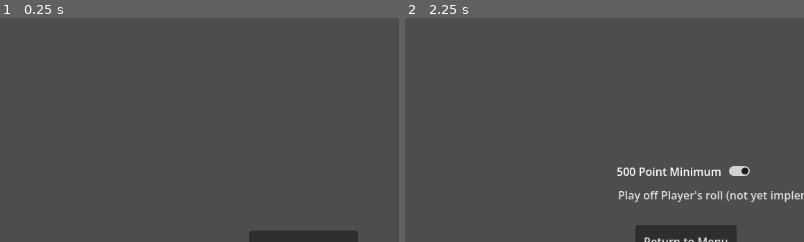
Above: before the commit, frames 1-2 (left to right).
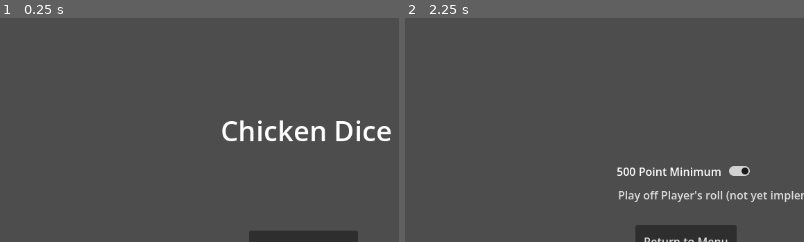
Above: after the commit, the same moments.

Repository: alanmiller41/Chicken-Dice
Game: Godot game, scene res://main_menu.tscn
Two runs of this game, one before a commit and one after it. Both use one fixed random seed, a clock stepped at 60 frames per second and the inputs below.
Inputs:
- Up to frame 1 (0.25 s): no input
- Up to frame 2 (2.25 s): click "+" at 0.5 s; click "-" at 1.25 s; click "Options" at 2 s
The pictures show only the part of the screen within x 13-63%, y 9-59%; the shares and areas given below are measured in that part.

The runs differ from the first frame. In frame 1, 1.6% of the frame differs, in the area x 55-98%, y 45-55%; in frame 2, nothing differs.

Commit message:
Player can now play off previous player roll, but dice are not resetting properly between turns.:

Diff:
--- a/Main Menu.gd
+++ b/Main Menu.gd
@@ -1,12 +1,11 @@
 extends Node2D
 
-#var player_count = 1
 var player_count_label
 
 # Called when the node enters the scene tree for the first time.
 func _ready():
 	player_count_label = $ButtonManager/PlayerCountLabel
-
+	player_count_label.text = "Players: %d" % Global.player_count
 
 # Called every frame. 'delta' is the elapsed time since the previous frame.
 func _process(delta):
--- a/Player.gd
+++ b/Player.gd
@@ -1,20 +1,27 @@
 extends Node2D
+
+class_name Player
 
 var score = 0
 var is_players_turn = false
 
 var player_number = 1
 
-var held_dice = []
+var held_dice: Array[Die] = []
 var already_counted_dice_indices = []
 var turn_value = 0
 var roll_value = 0
+
+var roll_count_this_turn = 0
+
+var score_to_steal = 0
 
 signal _on_roll_score_changed
 signal display_player_message
 signal on_total_score_changed
 signal toggle_roll_button
 signal toggle_end_turn_button
+signal toggle_steal_button
 signal hot_dice
 
 signal start_player_turn
@@ -28,15 +35,19 @@
 func _process(delta):
 	pass
 
-func start_turn():
+func start_turn(starting_score: int):
+	if !Global.steals_enabled:
+		score_to_steal = 0
+	else:
+		score_to_steal = starting_score
 	is_players_turn = true
-	_on_roll_score_changed.emit(0)
+	_on_roll_score_changed.emit(starting_score)
 	start_player_turn.emit(player_number)
 
 func end_turn():
-	#TODO pass turn to next player
 	is_players_turn = false
-	end_player_turn.emit(player_number)
+	end_player_turn.emit(player_number, turn_value)
+	roll_count_this_turn = 0
 	turn_value = 0
 
 func determine_roll_value(dice):
@@ -228,6 +239,7 @@
 func _on_roll_button_pressed():
 	# TODO unhold any dice that aren't a part of the score
 	turn_value += roll_value
+	roll_count_this_turn += 1
 	toggle_roll_button.emit(false)
 	held_dice = []
 
@@ -235,7 +247,14 @@
 func _on_end_turn_button_pressed():
 	turn_value += roll_value
 	score += turn_value
-	turn_value = 0
-	on_total_score_changed.emit(player_number, score)
+	on_total_score_changed.emit(player_number, turn_value)
 	toggle_roll_button.emit(true)
+	if Global.steals_enabled:
+		if held_dice.size() < 6:
+			toggle_steal_button.emit(true)
 	end_turn()
+
+func _on_steal_button_pressed():
+	turn_value += score_to_steal
+	roll_count_this_turn += 1
+	toggle_roll_button.emit(false)
--- a/PlayerManager.gd
+++ b/PlayerManager.gd
@@ -1,6 +1,6 @@
 extends Node
 
-var Players = []
+var Players: Array[Player] = []
 var dice
 var UI
 
@@ -13,6 +13,7 @@
 
 	for i in range(Global.player_count):
 		var player = player_scene.instantiate()
+
 		player.player_number = i+1
 
 		add_child(player)
@@ -20,23 +21,22 @@
 
 	# Set first player turn
 	connect_player_signals(0)
-	Players[0].start_turn()
-
+	Players[0].start_turn(0)
 
 # Called every frame. 'delta' is the elapsed time since the previous frame.
 func _process(delta):
 	pass
 
 
-func _on_end_player_turn(player_num):
+func _on_end_player_turn(player_num: int, score_to_steal: int):
 	disconnect_player_signals(player_num-1)
 	print("player turn ended")
 	if player_num >= Global.player_count:
 		connect_player_signals(0)
-		Players[0].start_turn()
+		Players[0].start_turn(score_to_steal)
 	else:
 		connect_player_signals(player_num)
-		Players[player_num].start_turn()
+		Players[player_num].start_turn(score_to_steal)
 
 # This connects and disconnects all signals to player objects as they start and end
 # their turns.  If you add a signal from or to Player.tscn you must add it to these methods
@@ -51,6 +51,7 @@
 	Players[player_num].toggle_roll_button.connect(UI._on_player_toggle_roll_button)
 	Players[player_num].hot_dice.connect(dice._on_player_hot_dice)
 	Players[player_num].toggle_end_turn_button.connect(UI._on_player_toggle_end_turn_button)
+	Players[player_num].toggle_steal_button.connect(UI._on_player_toggle_steal_button)
 
 	# Connect external signals to player
 	dice.on_die_held.connect(Players[player_num]._on_die_held)
@@ -59,6 +60,7 @@
 
 	UI.on_roll_button_pressed.connect(Players[player_num]._on_roll_button_pressed)
 	UI.on_end_turn_button_pressed.connect(Players[player_num]._on_end_turn_button_pressed)
+	UI.on_steal_button_pressed.connect(Players[player_num]._on_steal_button_pressed)
 
 func disconnect_player_signals(player_num):
 	Players[player_num].start_player_turn.disconnect(UI._on_start_player_turn)
@@ -70,6 +72,7 @@
 	Players[player_num].toggle_roll_button.disconnect(UI._on_player_toggle_roll_button)
 	Players[player_num].hot_dice.disconnect(dice._on_player_hot_dice)
 	Players[player_num].toggle_end_turn_button.disconnect(UI._on_player_toggle_end_turn_button)
+	Players[player_num].toggle_steal_button.disconnect(UI._on_player_toggle_steal_button)
 
 	# Connect external signals to player
 	dice.on_die_held.disconnect(Players[player_num]._on_die_held)
@@ -78,3 +81,4 @@
 
 	UI.on_roll_button_pressed.disconnect(Players[player_num]._on_roll_button_pressed)
 	UI.on_end_turn_button_pressed.disconnect(Players[player_num]._on_end_turn_button_pressed)
+	UI.on_steal_button_pressed.disconnect(Players[player_num]._on_steal_button_pressed)
--- a/dice.gd
+++ b/dice.gd
@@ -1,6 +1,6 @@
 extends Node2D
 
-var dice = []
+var dice: Array[Die] = []
 
 @export var debug_roll_values = []
 @export var debug_rolls = false
@@ -28,13 +28,23 @@
 func _process(delta):
 	pass
 
+func roll_dice():
+	for die in dice:
+		if die.hot_dice:
+			die.end_hot_dice()
+		if die.held:
+			die.permahold()
+		else:
+			die.roll()
+			die.enable_collision()
+		$RollTimer.start()
+
 func reset_dice(dice):
 	for die in dice:
 		die.rolled = false
 
 # Pass held die to player for scoring
 func die_held(die):
-	print("Held dice value ", die.value)
 	on_die_held.emit(die)
 
 # Remove released die from player for scoring
@@ -43,16 +53,10 @@
 
 
 func on_roll_button_pressed():
-	for die in dice:
-		if die.hot_dice:
-			die.end_hot_dice()
-		if die.held:
-			die.permahold()
-		else:
-			die.roll()
-		die.enable_collision()
-	$RollTimer.start()
+	roll_dice()
 
+func _on_ui_steal_button_pressed():
+	roll_dice()
 
 func _on_roll_timer_timeout():
 	var rolled_dice = []
@@ -75,6 +79,8 @@
 
 func _on_end_turn_button_pressed():
 	for die in dice:
-		die.end_hot_dice()
-		die.reset()
+		if die.hot_dice:
+			die.end_hot_dice()
+		if !Global.steals_enabled:
+			die.reset()
 		die.disable_collision()
--- a/die.gd
+++ b/die.gd
@@ -1,4 +1,6 @@
 extends Node2D
+
+class_name Die
 
 var normal_dice_sprites = [preload("res://Sprites/Dice/dice_1_dragging.png"),
 preload("res://Sprites/Dice/dice_2_dragging.png"),
--- a/level.tscn
+++ b/level.tscn
@@ -1,15 +1,15 @@
-[gd_scene format=3 uid="uid://cxv5mu74wwy83"]
+[gd_scene load_steps=6 format=3 uid="uid://cxv5mu74wwy83"]
 
 [ext_resource type="Texture2D" uid="uid://bmhaxa3mc2nvo" path="res://Sprites/dice_background.png" id="1_2fvvi"]
-[ext_resource type="Script" uid="uid://xf6mbaduby88" path="res://level.gd" id="1_il1h7"]
+[ext_resource type="Script" path="res://level.gd" id="1_il1h7"]
 [ext_resource type="PackedScene" uid="uid://bxho6ml6rk0ij" path="res://dice.tscn" id="2_a751q"]
 [ext_resource type="PackedScene" uid="uid://caixqdfj4laq4" path="res://ui.tscn" id="3_dh5fm"]
-[ext_resource type="Script" uid="uid://bleag615ls6x5" path="res://PlayerManager.gd" id="5_uqf6y"]
+[ext_resource type="Script" path="res://PlayerManager.gd" id="5_uqf6y"]
 
-[node name="Level" type="Node2D" unique_id=886719251]
+[node name="Level" type="Node2D"]
 script = ExtResource("1_il1h7")
 
-[node name="Sprite2D" type="Sprite2D" parent="." unique_id=1980724210]
+[node name="Sprite2D" type="Sprite2D" parent="."]
 texture_repeat = 2
 position = Vector2(576, 326)
 scale = Vector2(5, 4)
@@ -17,12 +17,13 @@
 region_enabled = true
 region_rect = Rect2(0, 0, 238, 162)
 
-[node name="Dice" parent="." unique_id=640177540 instance=ExtResource("2_a751q")]
+[node name="Dice" parent="." instance=ExtResource("2_a751q")]
 
-[node name="UI" parent="." unique_id=1845793517 instance=ExtResource("3_dh5fm")]
+[node name="UI" parent="." instance=ExtResource("3_dh5fm")]
 
-[node name="PlayerManager" type="Node" parent="." unique_id=802544231]
+[node name="PlayerManager" type="Node" parent="."]
 script = ExtResource("5_uqf6y")
 
 [connection signal="on_end_turn_button_pressed" from="UI" to="Dice" method="_on_end_turn_button_pressed"]
 [connection signal="on_roll_button_pressed" from="UI" to="Dice" method="on_roll_button_pressed"]
+[connection signal="on_steal_button_pressed" from="UI" to="Dice" method="_on_ui_steal_button_pressed"]
--- a/main_menu.tscn
+++ b/main_menu.tscn
@@ -1,17 +1,17 @@
-[gd_scene format=3 uid="uid://duoh68pwphxjb"]
+[gd_scene load_steps=2 format=3 uid="uid://duoh68pwphxjb"]
 
-[ext_resource type="Script" uid="uid://bjrpu4ofwog4m" path="res://Main Menu.gd" id="1_uce4c"]
+[ext_resource type="Script" path="res://Main Menu.gd" id="1_uce4c"]
 
-[node name="MainMenu" type="Node2D" unique_id=1942464263]
+[node name="MainMenu" type="Node2D"]
 script = ExtResource("1_uce4c")
 
-[node name="ButtonManager" type="Control" parent="." unique_id=333967630]
+[node name="ButtonManager" type="Control" parent="."]
 layout_mode = 3
 anchors_preset = 0
 offset_right = 40.0
 offset_bottom = 40.0
 
-[node name="Start" type="Button" parent="ButtonManager" unique_id=1015334235]
+[node name="Start" type="Button" parent="ButtonManager"]
 layout_mode = 0
 offset_left = 512.0
 offset_top = 366.0
@@ -19,7 +19,7 @@
 offset_bottom = 411.0
 text = "Start"
 
-[node name="Quit" type="Button" parent="ButtonManager" unique_id=893613152]
+[node name="Quit" type="Button" parent="ButtonManager"]
 layout_mode = 0
 offset_left = 508.0
 offset_top = 552.0
@@ -27,7 +27,7 @@
 offset_bottom = 599.0
 text = "Quit"
 
-[node name="PlayerCountPlus" type="Button" parent="ButtonManager" unique_id=716581496]
+[node name="PlayerCountPlus" type="Button" parent="ButtonManager"]
 layout_mode = 0
 offset_left = 639.0
 offset_top = 433.0
@@ -35,7 +35,7 @@
 offset_bottom = 464.0
 text = "+"
 
-[node name="PlayerCountMinus" type="Button" parent="ButtonManager" unique_id=177772389]
+[node name="PlayerCountMinus" type="Button" parent="ButtonManager"]
 layout_mode = 0
 offset_left = 513.0
 offset_top = 435.0
@@ -43,7 +43,7 @@
 offset_bottom = 466.0
 text = "-"
 
-[node name="PlayerCountLabel" type="Label" parent="ButtonManager" unique_id=2119155337]
+[node name="PlayerCountLabel" type="Label" parent="ButtonManager"]
 layout_mode = 1
 anchors_preset = -1
 anchor_left = 14.6
@@ -56,7 +56,7 @@
 offset_bottom = 11.52
 text = "Players: 1"
 
-[node name="Options" type="Button" parent="ButtonManager" unique_id=1773246409]
+[node name="Options" type="Button" parent="ButtonManager"]
 layout_mode = 0
 offset_left = 512.0
 offset_top = 484.0
@@ -64,6 +64,16 @@
 offset_bottom = 530.0
 text = "Options"
 
+[node name="Label" type="Label" parent="."]
+offset_left = 471.0
+offset_top = 194.0
+offset_right = 716.0
+offset_bottom = 249.0
+theme_override_font_sizes/font_size = 40
+text = "Chicken Dice"
+horizontal_alignment = 1
+vertical_alignment = 1
+
 [connection signal="pressed" from="ButtonManager/Start" to="." method="_on_start_pressed"]
 [connection signal="pressed" from="ButtonManager/Quit" to="." method="_on_quit_pressed"]
 [connection signal="pressed" from="ButtonManager/PlayerCountPlus" to="." method="_on_player_count_plus_pressed"]
--- a/player.tscn
+++ b/player.tscn
@@ -1,6 +1,6 @@
-[gd_scene format=3 uid="uid://c7u8n7gxkbo88"]
+[gd_scene load_steps=2 format=3 uid="uid://c7u8n7gxkbo88"]
 
-[ext_resource type="Script" uid="uid://cx24jtk8qa0gp" path="res://Player.gd" id="1_ygihg"]
+[ext_resource type="Script" path="res://Player.gd" id="1_ygihg"]
 
-[node name="Player" type="Node2D" unique_id=929801648]
+[node name="Player" type="Node2D"]
 script = ExtResource("1_ygihg")
--- a/project.godot
+++ b/project.godot
@@ -16,7 +16,7 @@
 
 config/name="Chicken_Dice"
 run/main_scene="res://main_menu.tscn"
-config/features=PackedStringArray("4.6", "GL Compatibility")
+config/features=PackedStringArray("4.2", "GL Compatibility")
 config/icon="res://icon.svg"
 
 [autoload]
--- a/ui.gd
+++ b/ui.gd
@@ -1,14 +1,16 @@
 extends Control
 
-var roll_button
-var turn_score_label
-var message_box
-var end_turn_button
-var total_score_label
+var roll_button : Button
+var steal_button : Button
+var turn_score_label : Label
+var message_box : Label
+var end_turn_button : Button
+var total_score_label : Label
 var total_score_labels = []
 
 signal on_roll_button_pressed
 signal on_end_turn_button_pressed
+signal on_steal_button_pressed
 
 # Called when the node enters the scene tree for the first time.
 func _ready():
@@ -21,6 +23,19 @@
 	end_turn_button.pressed.connect(_on_end_turn_button_pressed)
 	end_turn_button.scale = Vector2(3,3)
 	end_turn_button.position = Vector2(600, 500)
+
+	steal_button = $StealButton
+
+	if Global.steals_enabled:
+		steal_button.pressed.connect(_on_steal_button_pressed)
+		steal_button.scale = Vector2(3,3)
+		steal_button.position = Vector2(200, 500)
+		steal_button.visible = false
+		steal_button.disabled = true
+	else:
+		steal_button.visible = false
+		steal_button.disabled = true
+
 
 	turn_score_label = $TurnScore
 	turn_score_label.scale = Vector2(2,2)
@@ -49,6 +64,11 @@
 func _on_end_turn_button_pressed():
 	on_end_turn_button_pressed.emit()
 
+func _on_steal_button_pressed():
+	on_steal_button_pressed.emit()
+	steal_button.visible = false
+	steal_button.disabled = true
+
 func _on_roll_score_changed(new_score):
 	turn_score_label.text = ("Roll Score: %d" % new_score)
 
@@ -69,9 +89,13 @@
 func _on_player_toggle_end_turn_button(toggle: bool):
 	end_turn_button.disabled = !toggle
 
-func _on_start_player_turn(player):
-	total_score_labels[player-1].add_theme_color_override("font_color", Color("fcff00"))
+func _on_player_toggle_steal_button(toggle: bool):
+	steal_button.visible = toggle
+	steal_button.disabled = !toggle
+
+func _on_start_player_turn(player_num):
+	total_score_labels[player_num-1].add_theme_color_override("font_color", Color("fcff00"))
 	end_turn_button.disabled = true
 
-func _on_end_player_turn(player):
-	total_score_labels[player-1].add_theme_color_override("font_color", Color("ffff"))
+func _on_end_player_turn(player_num: int, turn_score: int):
+	total_score_labels[player_num-1].add_theme_color_override("font_color", Color("ffff"))
--- a/ui.tscn
+++ b/ui.tscn
@@ -1,8 +1,8 @@
-[gd_scene format=3 uid="uid://caixqdfj4laq4"]
+[gd_scene load_steps=2 format=3 uid="uid://caixqdfj4laq4"]
 
-[ext_resource type="Script" uid="uid://4dqo2q4x4pj5" path="res://ui.gd" id="1_666nc"]
+[ext_resource type="Script" path="res://ui.gd" id="1_666nc"]
 
-[node name="UI" type="Control" unique_id=1839394527]
+[node name="UI" type="Control"]
 layout_mode = 3
 anchors_preset = 15
 anchor_right = 1.0
@@ -11,30 +11,36 @@
 grow_vertical = 2
 script = ExtResource("1_666nc")
 
-[node name="RollButton" type="Button" parent="." unique_id=890783950]
+[node name="RollButton" type="Button" parent="."]
 layout_mode = 0
 offset_right = 8.0
 offset_bottom = 8.0
 text = "Roll"
 
-[node name="EndTurnButton" type="Button" parent="." unique_id=756733410]
+[node name="EndTurnButton" type="Button" parent="."]
 layout_mode = 0
 offset_right = 8.0
 offset_bottom = 8.0
 text = "End Turn"
 
-[node name="TurnScore" type="Label" parent="." unique_id=802121565]
+[node name="TurnScore" type="Label" parent="."]
 layout_mode = 0
 offset_right = 40.0
 offset_bottom = 23.0
 text = "Roll Score:"
 
-[node name="MessageBox" type="Label" parent="." unique_id=1415791054]
+[node name="MessageBox" type="Label" parent="."]
 layout_mode = 0
 offset_right = 40.0
 offset_bottom = 23.0
 
-[node name="MessageTimer" type="Timer" parent="MessageBox" unique_id=1983294845]
+[node name="MessageTimer" type="Timer" parent="MessageBox"]
 one_shot = true
 
+[node name="StealButton" type="Button" parent="."]
+layout_mode = 0
+offset_right = 8.0
+offset_bottom = 8.0
+text = "Steal!"
+
 [connection signal="timeout" from="MessageBox/MessageTimer" to="." method="_on_message_timer_timeout"]
